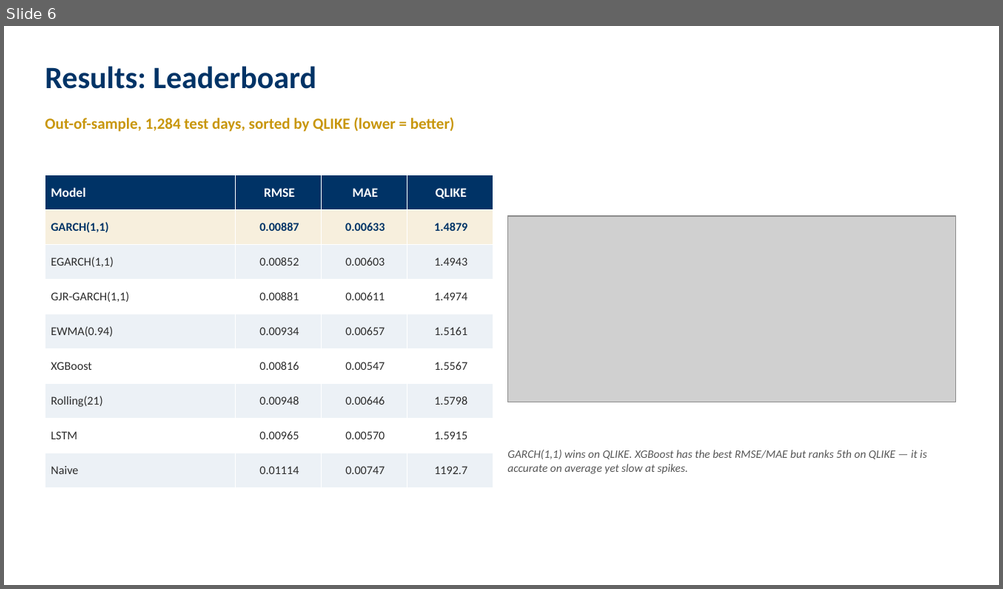
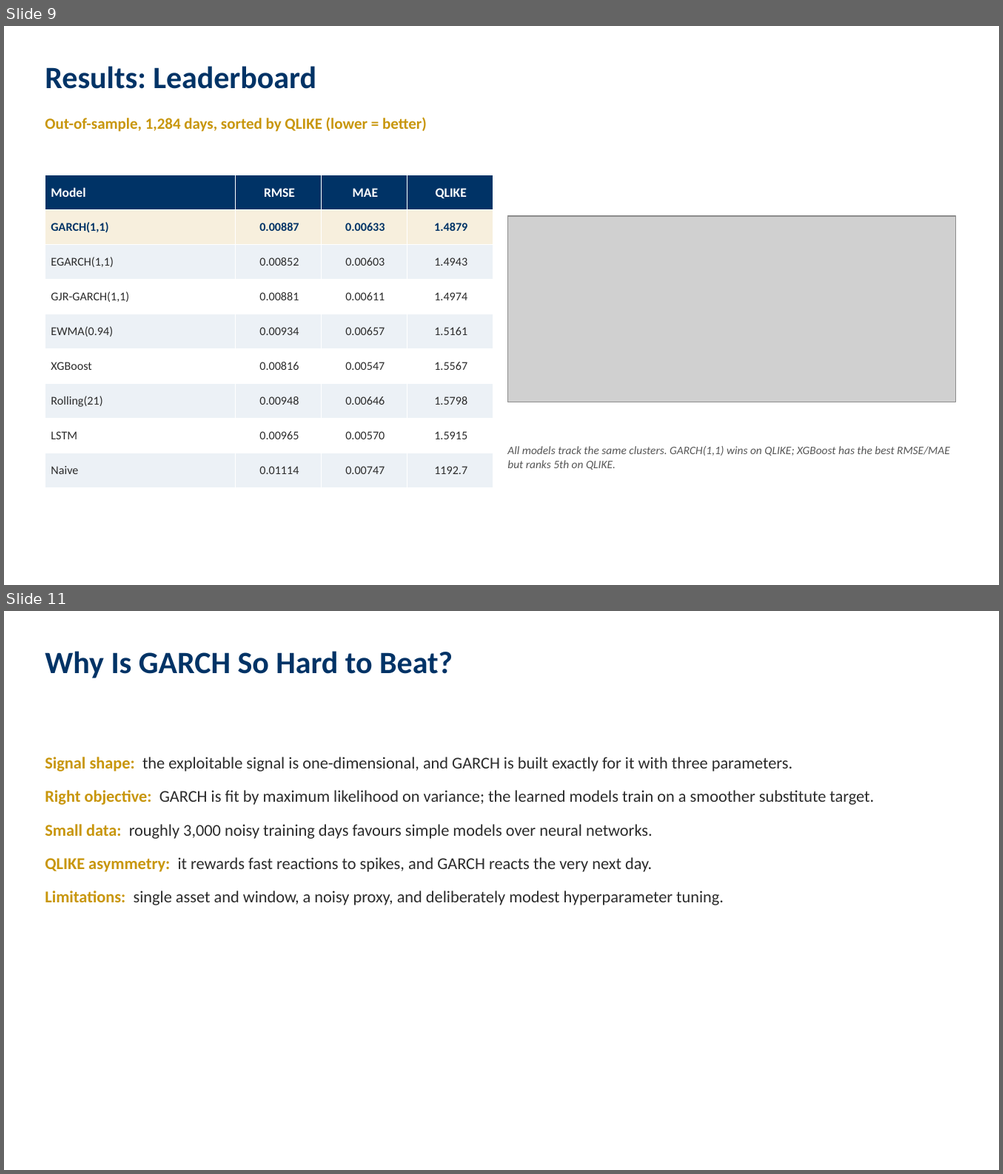
Before and after one commit to iitgF/T9, a slide deck: Project_Video_Presentation.pptx. Shown one above the other, each under a label of ours: slide 6 before the commit, slides 9 and 11 after it; the slides between them are not shown. The pictures are 1003x589 and 1003x1174 pixels, drawn with LibreOffice and Linux fonts; fonts in the diff are those of the drawing; grey boxes stand for pictures. Boxes give left, top, right and bottom in pixels: in the first picture for what was removed or moved away, otherwise in the second. Text is boxed around its words. In the diff, an @@ line names an element or a change of style, - is before the commit and + after.

```diff
--- a/Project_Video_Presentation.pptx
+++ b/Project_Video_Presentation.pptx
@@ slide 11 added at <box>4,611,999,1170</box>, background #FFFFFF @@
@@ text added at <box>45,651,452,678</box>, 30 pt, text #003366, bold @@
+Why Is GARCH So Hard to Beat?
@@ text added at <box>45,757,874,906</box>, 16 pt, text #2B2B2B @@
+Signal shape: the exploitable signal is one-dimensional, and GARCH is built exactly for it with three parameters.
+Right objective: GARCH is fit by maximum likelihood on variance; the learned models train on a smoother substitute target.
+Small data: roughly 3,000 noisy training days favours simple models over neural networks.
+QLIKE asymmetry: it rewards fast reactions to spikes, and GARCH reacts the very next day.
+Limitations: single asset and window, a noisy proxy, and deliberately modest hyperparameter tuning.
@@ what was slide 6 is now slide 9 @@
@@ slide 9 changed as well @@
@@ text at <box>45,117,427,132</box>: text changed @@
-Out-of-sample, 1,284 test days, sorted by QLIKE (lower = better)
+Out-of-sample, 1,284 days, sorted by QLIKE (lower = better)
@@ text at <box>507,446,950,470</box>: text changed @@
-GARCH(1,1) wins on QLIKE. XGBoost has the best RMSE/MAE but ranks 5th on QLIKE — it is accurate on average yet slow at spikes.
+All models track the same clusters. GARCH(1,1) wins on QLIKE; XGBoost has the best RMSE/MAE but ranks 5th on QLIKE.
```
Also in this commit, not shown: 5 other slides changed, 5 other slides added, 2 slides removed, 1 other file.
